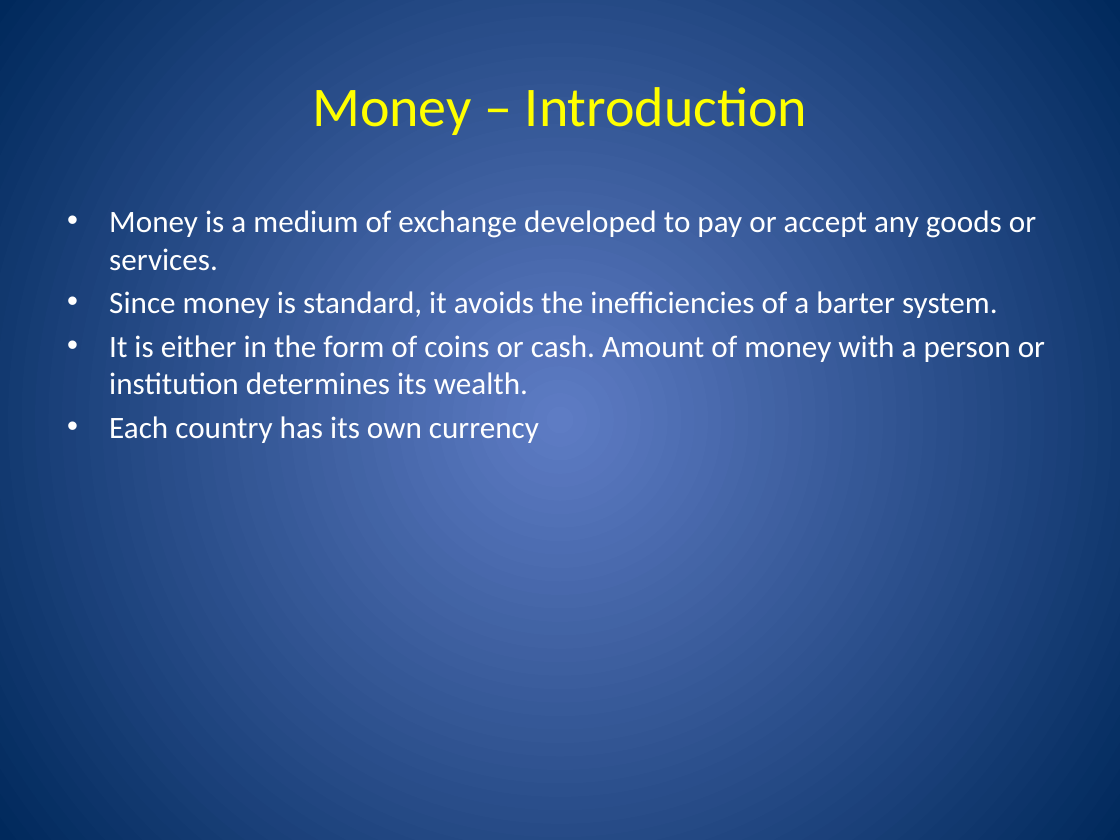
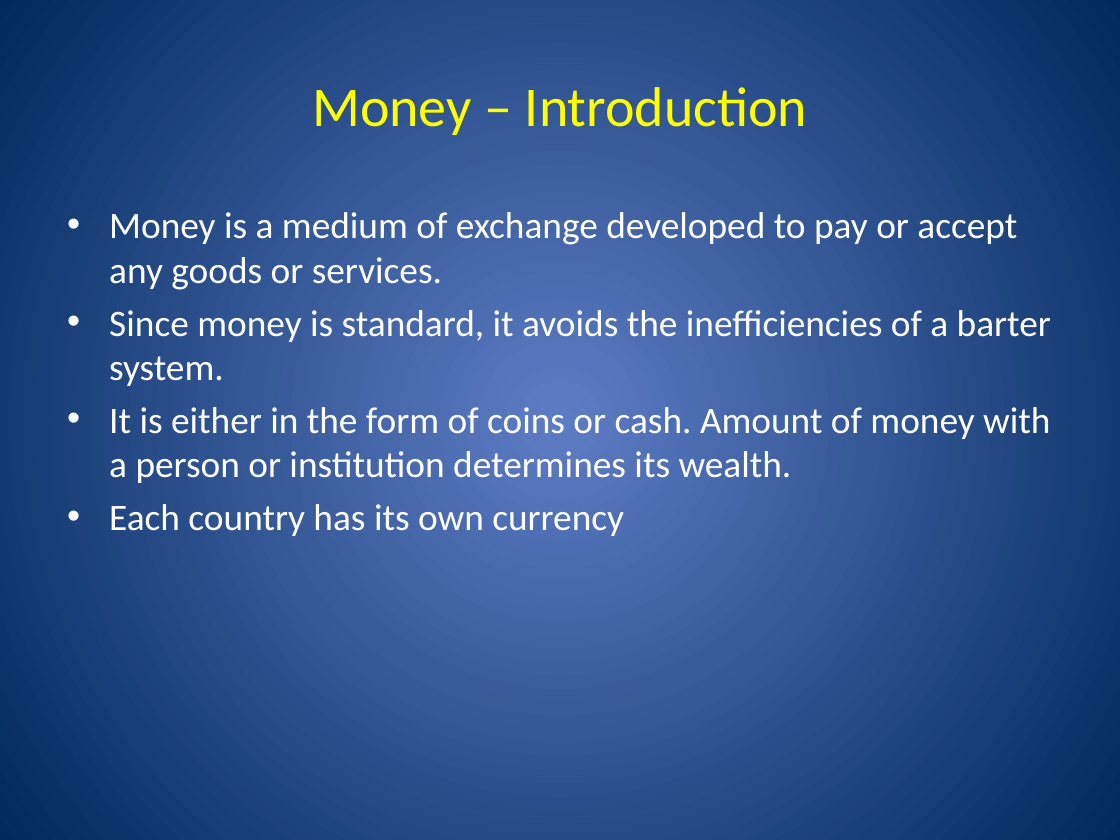
Before and after one commit to Amul01/Presentations, a slide deck: slide 4 of EEM-Money.pptx. Drawn at 1120x840 pixels with LibreOffice and Linux fonts; fonts in the diff are those of the drawing. Boxes give left, top, right and bottom in pixels: in the first picture for what was removed or moved away, otherwise in the second. Text is boxed around its words. In the diff, an @@ line names an element or a change of style, - is before the commit and + after.

```diff
--- a/EEM-Money.pptx
+++ b/EEM-Money.pptx
@@ text "Money is a medium of ..." at [109, 212, 1051, 536]: size 20 to 24 pt @@
```
Also in this commit, not shown: 2 other slides changed, 12 slides added.
